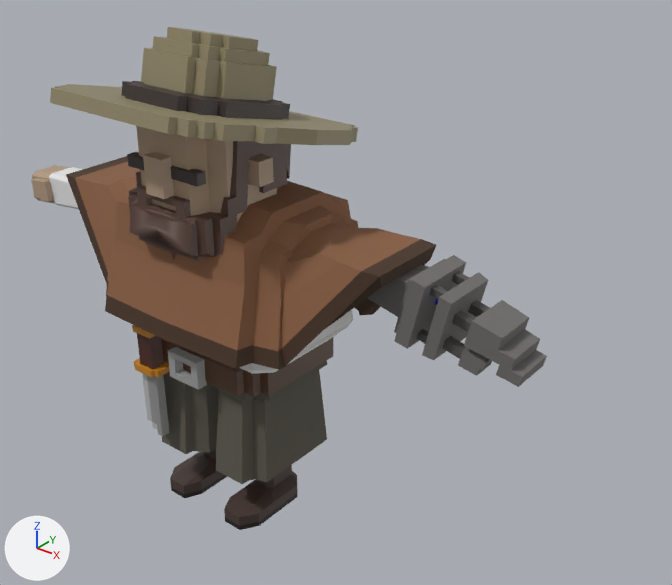
The FBX model dist/models/Walking.fbx, before and after one commit.
Rendered twice from a 50 mm lens placed at (0.625, -0.588, 0.663), pointed at (0.109, 0.056, 0.263). Lighting does not change. The marker at lower left points along +X, +Y and +Z. The first picture is the older version. Where no turn or scale is listed for an object, it has been applied to the vertices. Vertices at exactly the same position are counted once.

Objects in the first picture: 'Cube.002', 'Cube.003', 'Cube.004', 'Cube.005', 'arm left.001', 'arm right.001', 'eyes.001', 'leg left.001', 'leg right .001', 'poncho.001', 'torso.001'.
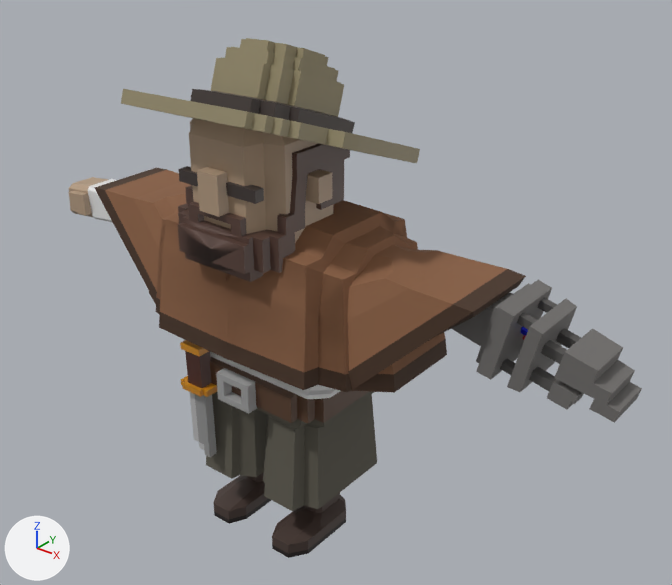
The change, as a diff of the scene's bpy script:
```diff
--- a/dist/models/Walking.fbx.py
+++ b/dist/models/Walking.fbx.py
@@ me_cube_029 @@
-me_cube_029.from_pydata(...)  # 272 vertices, 264 faces; spans x -0.211..0.212, y -0.073..0.133, z 0.225..0.362
+me_cube_029.from_pydata(...)  # 288 vertices, 568 faces; spans x -2.661..2.661, y -1.442..1.442, z -1.527..0.988
+# me_cube_029 part 1: 272 vertices removed from x -0.211..0.212, y -0.073..0.133, z 0.225..0.362; 288 vertices added at x -2.661..2.661, y -1.442..1.442, z -1.527..0.988
 me_cube_029.materials.append(mat_material_007)
@@ me_cube_005 @@
-me_cube_005.from_pydata(...)  # 213 vertices, 255 faces; spans x -0.0093..0.139, y -0.0696..0.0656, z -0.0753..0.059
+me_cube_005.from_pydata(...)  # 348 vertices, 696 faces; spans x -0.0093..0.139, y -0.0696..0.0572, z -0.0753..0.0587
+# me_cube_005 part 2: 4 vertices moved from x 0.0084..0.1222, y 0.0493..0.0636, z 0.0131..0.0337 to x 0.0037..0.127, y 0.0492..0.0572, z 0.0131..0.0337; 45 vertices removed from x 0.0037..0.127, y -0.0643..0.0656, z -0.0753..0.059; 180 vertices added at x 0.0037..0.127, y -0.0696..0.0572, z -0.0753..0.0587
 me_cube_005.materials.append(mat_material_002)
@@ ob_leg_right__001 @@
 ob_leg_right__001 = bpy.data.objects.new('leg right .001', me_cube_014)
-ob_leg_right__001.location = (-0.04, 0.026, 0.179)
+ob_leg_right__001.location = (0.029, 0.026, 0.179)
@@ ob_cube_004 @@
 ob_cube_004 = bpy.data.objects.new('Cube.004', me_cube_010)
-ob_cube_004.location = (-0.051, -0.051, 0.137)
+ob_cube_004.location = (0.018, -0.048, 0.14)
@@ ob_eyes_001 @@
 ob_eyes_001 = bpy.data.objects.new('eyes.001', me_cube_004)
-ob_eyes_001.location = (-0.028, -0.055, 0.397)
+ob_eyes_001.location = (0.041, -0.055, 0.397)
@@ ob_poncho_001 @@
 ob_poncho_001 = bpy.data.objects.new('poncho.001', me_cube_029)
-ob_poncho_001.location = (0.0, 0.0, 0.0)
+ob_poncho_001.location = (0.069, 0.03, 0.306)
+ob_poncho_001.scale = (0.0875, 0.0623, 0.0531)
@@ ob_torso_001 @@
 ob_torso_001 = bpy.data.objects.new('torso.001', me_cube_002)
-ob_torso_001.location = (0.0, 0.03, 0.294)
-ob_torso_001.scale = (0.0973, 0.061, 0.0495)
+ob_torso_001.location = (0.069, 0.03, 0.294)
+ob_torso_001.scale = (0.0973, 0.061, 0.0504)
@@ ob_cube_002 @@
 ob_cube_002 = bpy.data.objects.new('Cube.002', me_cube_005)
-ob_cube_002.location = (-0.065, 0.0, 0.394)
+ob_cube_002.location = (0.004, 0.0, 0.394)
@@ ob_arm_left_001 @@
 ob_arm_left_001 = bpy.data.objects.new('arm left.001', me_cube_008)
-ob_arm_left_001.location = (0.24, 0.046, 0.29)
+ob_arm_left_001.location = (0.323, 0.046, 0.29)
@@ ob_cube_005 @@
 ob_cube_005 = bpy.data.objects.new('Cube.005', me_cube_011)
-ob_cube_005.location = (0.001, 0.005, 0.465)
-ob_cube_005.rotation_euler = (-0.227, -0.00977, -0.0423)  # degrees (-13, -0.6, -2.4)
-ob_cube_005.scale = (0.0506, 0.0506, 0.0348)
+ob_cube_005.location = (0.069, 0.021, 0.46)
+ob_cube_005.rotation_euler = (-0.354, -0.0456, -0.0452)  # degrees (-20, -2.6, -2.6)
+ob_cube_005.scale = (0.0484, 0.0484, 0.0333)
@@ ob_cube_003 @@
 ob_cube_003 = bpy.data.objects.new('Cube.003', me_cube_007)
-ob_cube_003.location = (0.0, -0.047, 0.185)
+ob_cube_003.location = (0.069, -0.047, 0.185)
@@ ob_arm_right_001 @@
 ob_arm_right_001 = bpy.data.objects.new('arm right.001', me_cube_003)
-ob_arm_right_001.location = (-0.281, 0.018, 0.301)
+ob_arm_right_001.location = (-0.212, 0.018, 0.301)
@@ ob_leg_left_001 @@
 ob_leg_left_001 = bpy.data.objects.new('leg left.001', me_cube_012)
-ob_leg_left_001.location = (0.044, 0.027, 0.179)
+ob_leg_left_001.location = (0.113, 0.027, 0.179)
@@ ob_poncho @@
+ob_poncho = bpy.data.objects.new('poncho', me_cube_017)  # 288 vertices, 568 faces; spans x -0.161..0.161, y -0.09..0.09, z -0.081..0.052; in mat_material_007 (brown #8b6043), mat_material_010 (brown #493223)
+ob_poncho.location = (0.069, 0.03, 0.306)
```

Changed parts and their boxes [x1, y1, x2, y2] in the pictures (672 x 585 px):
'poncho.001', reshaped, moved, rescaled (16% wider): before [66, 156, 436, 370]; after [95, 168, 526, 392]
'Cube.002', reshaped, moved: before [128, 126, 291, 260]; after [177, 118, 350, 282]
'Cube.005', moved, turned, rescaled: before [50, 27, 358, 145]; after [121, 38, 420, 163]
'poncho', added (brown): after [149, 196, 447, 393]
'arm left.001', moved: before [368, 255, 547, 387]; after [451, 280, 642, 423]
'leg left.001', moved: before [216, 370, 327, 530]; after [263, 394, 377, 558]
'leg right .001', moved: before [162, 372, 227, 498]; after [206, 392, 271, 524]
'torso.001', moved, rescaled: before [161, 309, 353, 404]; after [182, 338, 374, 430]
'Cube.004', moved: before [132, 325, 170, 437]; after [180, 340, 217, 457]
'arm right.001', moved: before [31, 165, 83, 209]; after [68, 177, 116, 222]
'Cube.003', moved: before [168, 347, 207, 390]; after [216, 368, 257, 414]
'eyes.001', moved: before [127, 152, 206, 187]; after [179, 166, 264, 204]
part 2 of me_cube_005, built on: before [128, 141, 291, 260]; after [177, 118, 350, 282]
